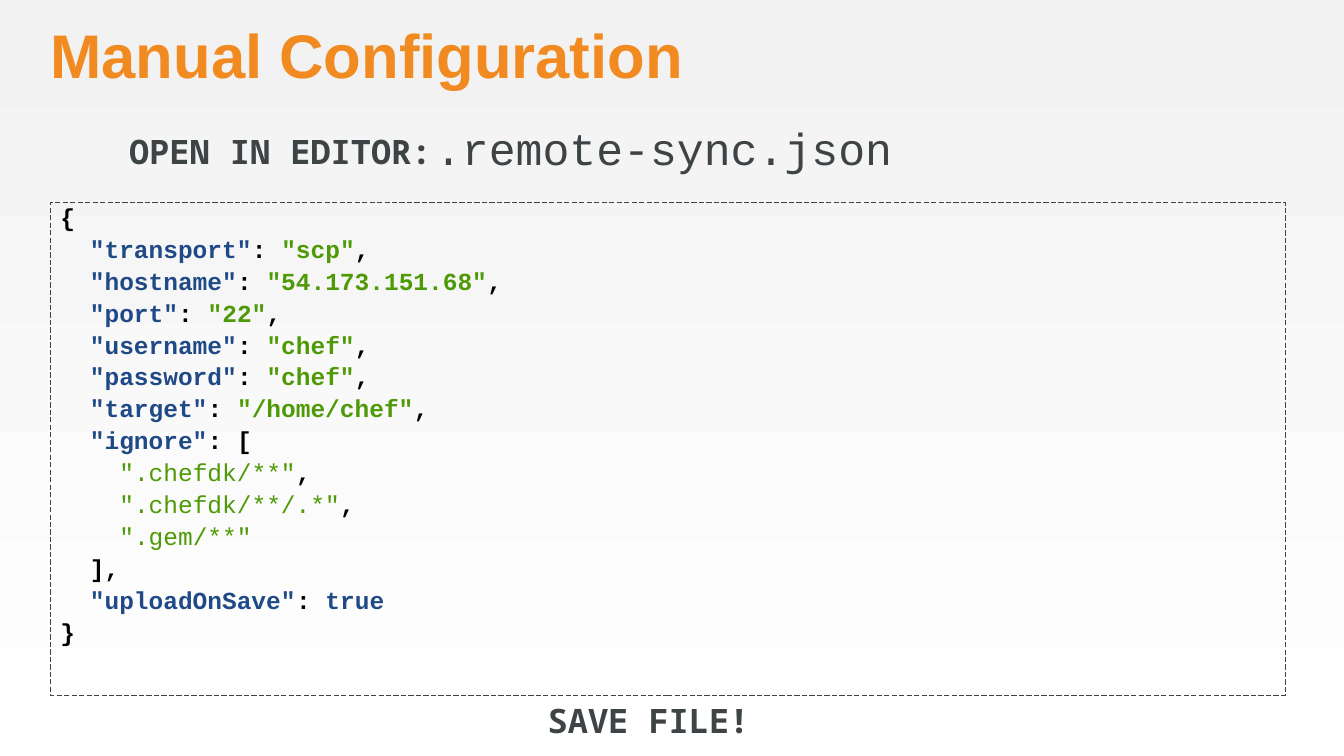
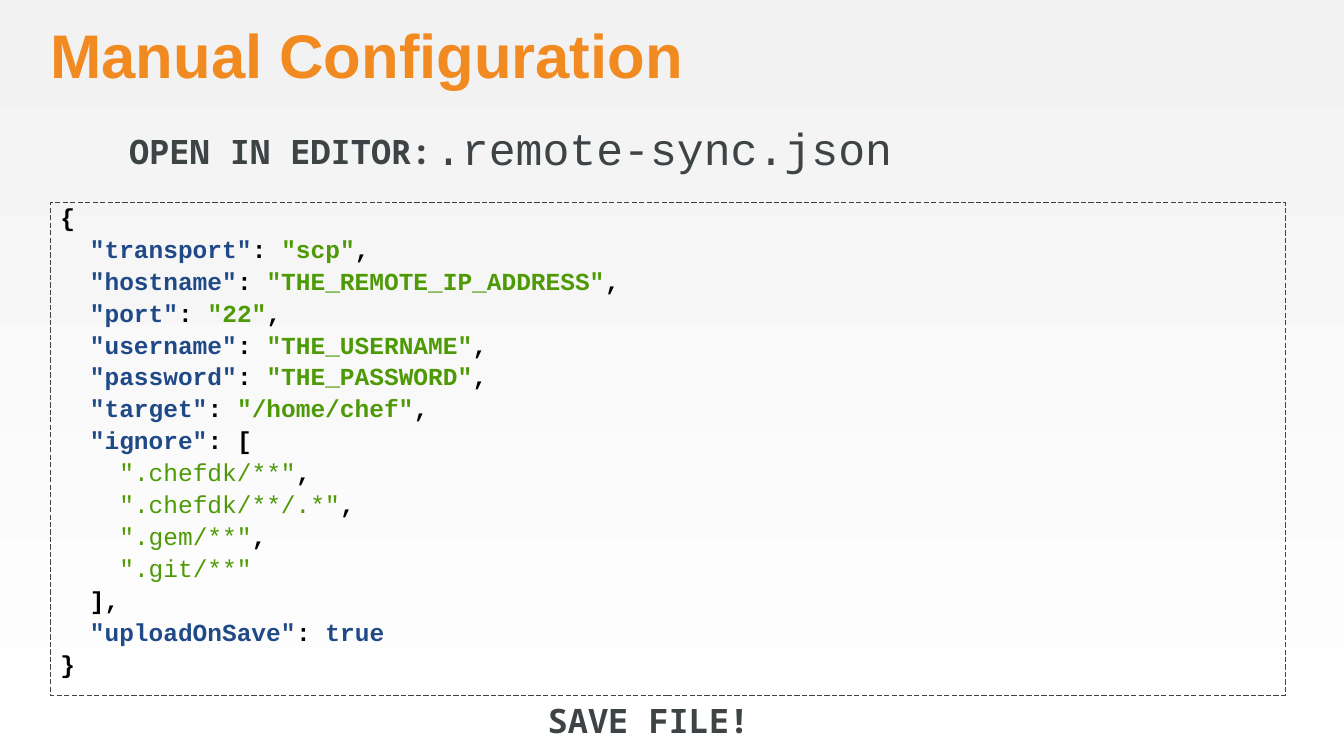
Before and after one commit to nathenharvey/chef-gilt-2014, a slide deck: slide 18 of Configure_Remote_Editing.pptx (slide 16 before the commit). Drawn at 1344x756 pixels with LibreOffice and Linux fonts; fonts in the diff are those of the drawing; background and template pictures are left out. Boxes give left, top, right and bottom in pixels: in the first picture for what was removed or moved away, otherwise in the second. Text is boxed around its words. In the diff, an @@ line names an element or a change of style, - is before the commit and + after.

Commit message:
Add a slide about the need for a folder
Resolves #1 - a folder is required for remote sync configuration

also adds slides for manually verifying and reloading the configuration

```diff
--- a/Configure_Remote_Editing.pptx
+++ b/Configure_Remote_Editing.pptx
@@ text at bbox=[90, 272, 620, 295]: text changed @@
-"hostname": "54.173.151.68",
+"hostname": "THE_REMOTE_IP_ADDRESS",
@@ text at bbox=[90, 336, 488, 390]: text changed; text colour #204A87 to #4E9A06 @@
-"username": "chef",
-"password": "chef",
+"username": "THE_USERNAME",
+"password": "THE_PASSWORD",
@@ text at bbox=[119, 527, 266, 582]: text changed @@
-".gem/**"
+".gem/**",
+".git/**"
```
Also in this commit, not shown: 1 other slide changed, 3 slides added, 1 slide removed, 1 other file.
